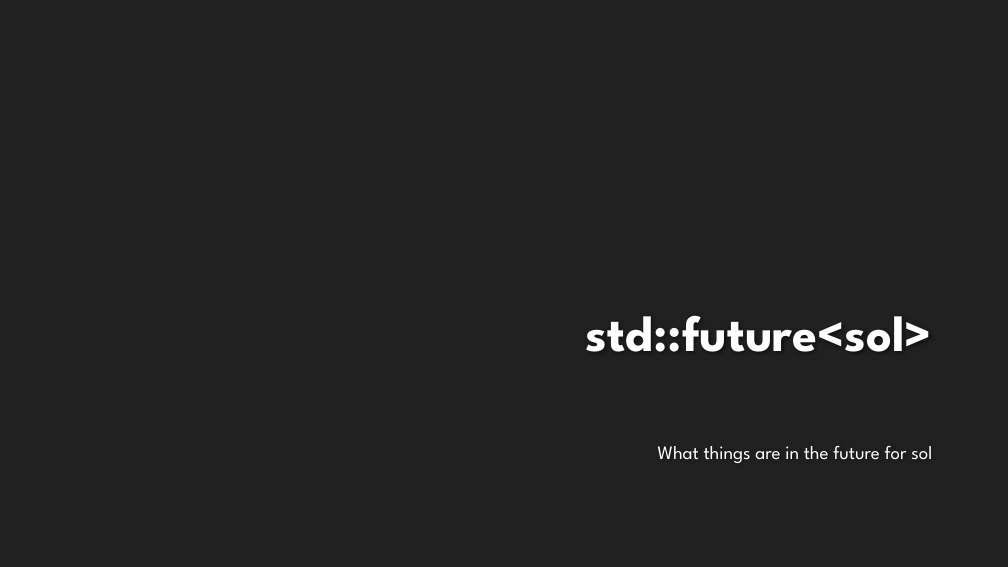
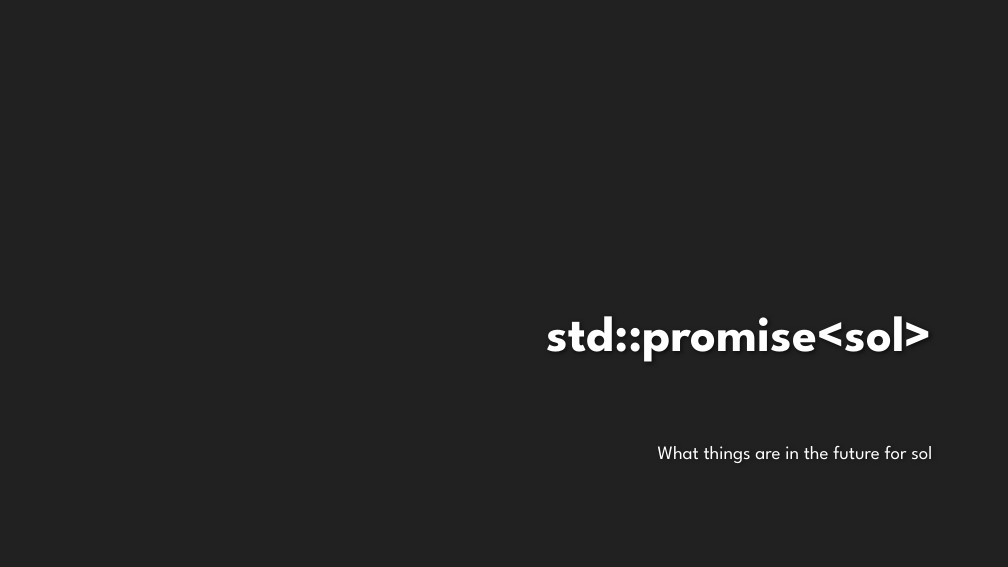
Before and after one commit to ThePhD/ThePhD.github.io, a slide deck: slide 46 of presentations/sol2/C++ Now/2018.03.28 - ThePhD - Compile Fast, Run Faster, Scale Forever.pptx. Drawn at 1008x567 pixels with LibreOffice and Linux fonts; fonts in the diff are those of the drawing; background and template pictures are left out. Boxes give left, top, right and bottom in pixels: in the first picture for what was removed or moved away, otherwise in the second. Text is boxed around its words. In the diff, an @@ line names an element or a change of style, - is before the commit and + after.

```diff
--- a/presentations/sol2/C++ Now/2018.03.28 - ThePhD - Compile Fast, Run Faster, Scale Forever.pptx
+++ b/presentations/sol2/C++ Now/2018.03.28 - ThePhD - Compile Fast, Run Faster, Scale Forever.pptx
@@ title at (547, 316, 933, 362): text changed @@
-std::future<sol>
+std::promise<sol>
```
Also in this commit, not shown: 4 other slides changed, 1 other file.
